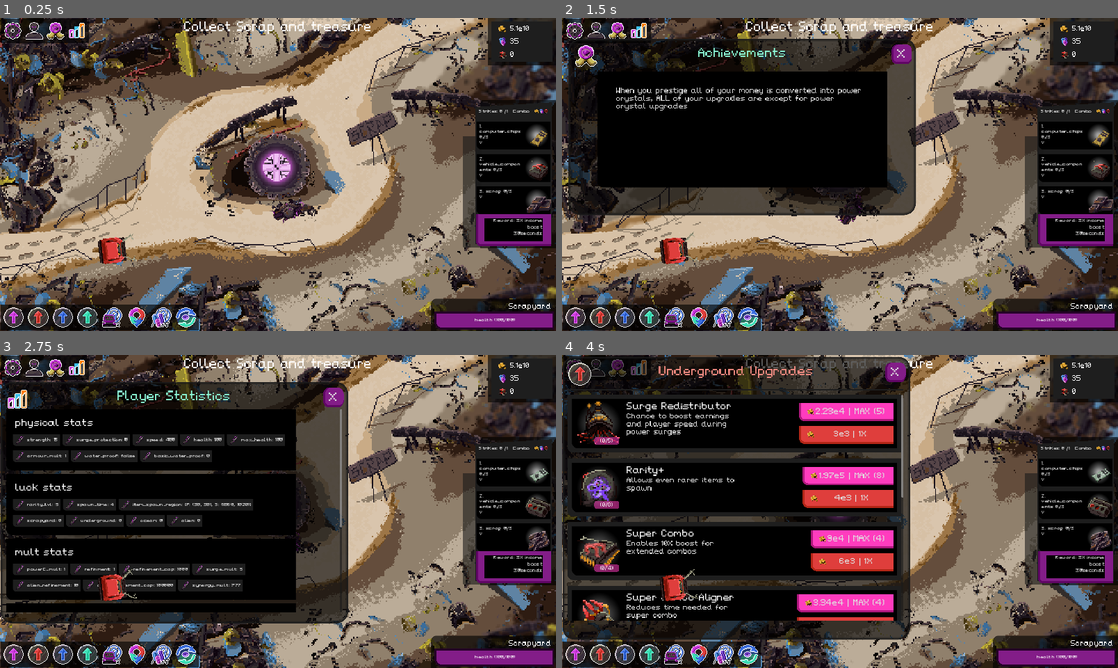
Above: before the commit, frames 1-4 (two rows, left to right).
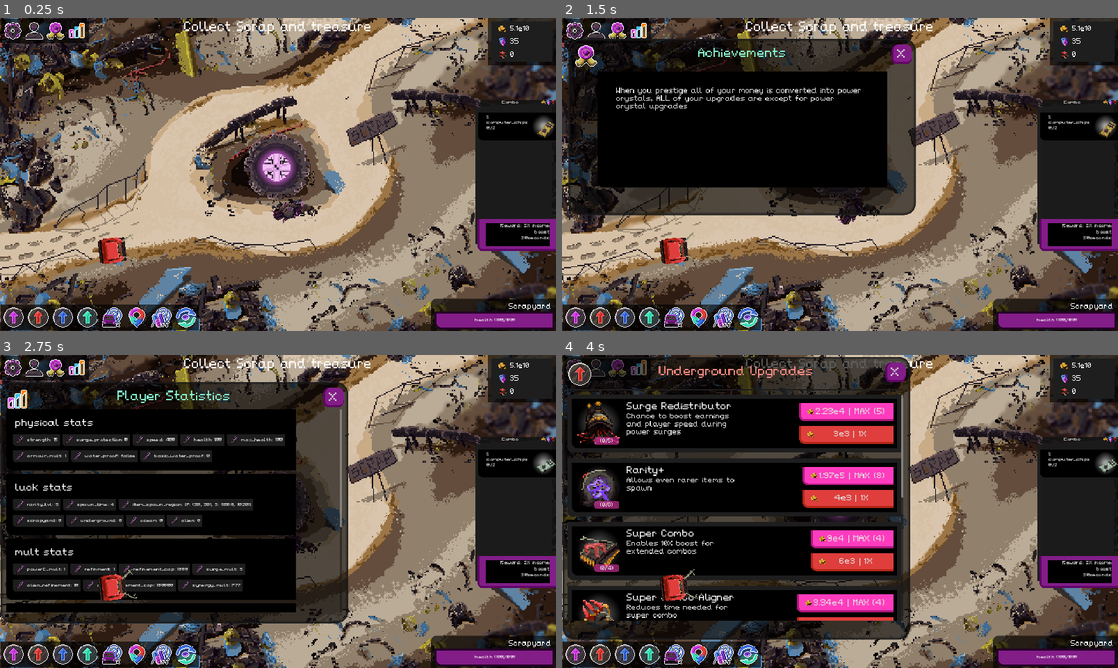
Above: after the commit, the same moments.

Repository: NathanHeaton/Robo-revolution
Game: Godot game, scene res://Main/main.tscn
Same seed, same stepped clock (60 frames per second), same inputs: the game is played once before the commit and once after it.
Inputs (mouse positions are in pixels of both pictures, inside the frame that each line leads up to):
- Up to frame 1 (0.25 s): no input
- Up to frame 2 (1.5 s): click (595, 30) at 0.5 s; click (617, 30) at 1.25 s
- Up to frame 3 (2.75 s): click (77, 367) at 2 s
- Up to frame 4 (4 s): click (573, 655) at 2.75 s; click (600, 655) at 3.5 s

The runs differ from the first frame. In frame 1, 5.0% of the frame differs, in the area x 83-100%, y 26-75%; in frame 2, 5.0%; in frame 3, 5.0%; in frame 4, 5.0%.

Commit message:
cleaned up combo code and fixed bugs, combos are now hidden when all are complete

Diff:
--- a/robo-revolution/UI/combo.tscn
+++ b/robo-revolution/UI/combo.tscn
@@ -27,14 +27,13 @@
 size_flags_vertical = 6
 script = ExtResource("1_dewhs")
 
-[node name="background_panel" type="Panel" parent="."]
+[node name="background_panel" type="PanelContainer" parent="."]
 custom_minimum_size = Vector2(260, 512)
 layout_mode = 1
 anchors_preset = -1
 anchor_right = 0.929
 anchor_bottom = 1.0
-offset_right = -220.12
-offset_bottom = -472.0
+offset_right = -0.119995
 theme_override_styles/panel = ExtResource("2_1dyp4")
 
 [node name="Polygon2D" type="Polygon2D" parent="background_panel"]
@@ -42,22 +41,10 @@
 polygon = PackedVector2Array(-16, 24, 248, 8, 248, 496, -16, 496)
 
 [node name="Panel2" type="Panel" parent="background_panel"]
-layout_mode = 0
-offset_left = 256.0
-offset_top = 124.0
-offset_right = 320.0
-offset_bottom = 508.0
+layout_mode = 2
 
 [node name="Panel" type="PanelContainer" parent="background_panel"]
-custom_minimum_size = Vector2(240, 0)
-layout_mode = 1
-anchors_preset = -1
-anchor_right = 1.0
-anchor_bottom = 0.969
-offset_left = 24.0
-offset_top = 32.0
-offset_right = 4.0
-offset_bottom = -0.128021
+layout_mode = 2
 theme_override_styles/panel = SubResource("StyleBoxFlat_llima")
 
 [node name="combo_content" type="VBoxContainer" parent="background_panel/Panel"]
@@ -76,13 +63,6 @@
 layout_mode = 2
 size_flags_horizontal = 6
 text = "Combo"
-
-[node name="strikes" type="Label" parent="background_panel/Panel/combo_content/HBoxContainer"]
-layout_mode = 2
-size_flags_horizontal = 4
-size_flags_vertical = 8
-text = "Strikes 0 /1"
-vertical_alignment = 1
 
 [node name="reward" type="PanelContainer" parent="background_panel/Panel"]
 layout_mode = 2
--- a/robo-revolution/combo.gd
+++ b/robo-revolution/combo.gd
@@ -1,6 +1,8 @@
 extends Control
 
 var combo_task_scene : PackedScene = preload("res://UI/combo_task.tscn")
+
+signal combo_completed
 
 enum difficulty { none,
  easy,
@@ -11,41 +13,55 @@
  impossible
 }
 
-var current_step = 1
+var current_task_index = 1
 var current_item_in_step
+var total_task = 1
+
+var all_tasks_complete = false
 
 # Called when the node enters the scene tree for the first time.
 func _ready() -> void:
 	_decide_combo_diffculty()
 	ItemData.connect("collected_item",Callable(self,"_update_combo"))
+	connect("combo_completed",Callable(self,"_clear_tasks"))
 
-# Called every frame. 'delta' is the elapsed time since the previous frame.
-func _process(delta: float) -> void:
-	pass
+func _clear_tasks():
+	for tasks in total_task:
+		get_node("background_panel/Panel/combo_content/task"+str(tasks+1)).queue_free()
 
 func generate_tasks(task_difficulty, rarity_lvl):
-	var amount_of_tasks = _decide_num_of_tasks(task_difficulty)
+	_decide_num_of_tasks(task_difficulty)
 
-	for tasks in amount_of_tasks:
+	for tasks in total_task:
 		var task_panel = combo_task_scene.instantiate()
 		task_panel.name = "task" + str(tasks+ 1)
-		task_panel.get_intial_data(amount_of_tasks, 0, tasks + 1)
+		task_panel.get_intial_data(_decide_amount_per_task(task_difficulty), 0, tasks + 1)
 		$background_panel/Panel/combo_content.add_child(task_panel)
 
 func _update_combo(body,collected_item):
-	var current_task = get_node("background_panel/Panel/combo_content/task"+str(current_step))
-	if(current_task.get_complete()):
-		current_step += 1
-		current_task = get_node("background_panel/Panel/combo_content/task"+str(current_step))
+	if all_tasks_complete:
+		return
+
+	var current_task = get_node("background_panel/Panel/combo_content/task"+str(current_task_index))
 	current_item_in_step = current_task.get_item()
-
 
 	if (current_item_in_step == collected_item):
 		current_task.update_amount_collected()
 
+	if(current_task.get_complete()):
+		current_task_index += 1
+
+	if(current_task_index > total_task):
+		all_tasks_complete = true
+		emit_signal("combo_completed")
+		print("all combo steps done")
+
+
+
+
 
 func _decide_combo_diffculty():
-	var combos_completed : float = 20# GameStats.stats["combo"]["combos_completed"]
+	var combos_completed : float =  GameStats.stats["combo"]["combos_completed"]
 	var task_difficulty = difficulty.none
 	combos_completed = combos_completed / 10
 	print(combos_completed)
@@ -67,7 +83,6 @@
 	generate_tasks(task_difficulty,GameStats.stats["luck"]["rarity_lvl"])
 
 func _decide_num_of_tasks(t_difficulty):
-	var total_task = 1
 	if (t_difficulty == difficulty.easy):
 		total_task = randi_range(1,2)
 	elif (t_difficulty <= difficulty.medium):
@@ -87,18 +102,17 @@
 
 func _decide_amount_per_task(t_difficulty):
 	randomize()
-	var total_task = 1
+	var amount = 1
 	if (t_difficulty == difficulty.easy):
-		total_task = randi_range(1,2)
+		amount = randi_range(1,2)
 	elif (t_difficulty <= difficulty.medium):
-		total_task = randi_range(1,3)
+		amount = randi_range(1,3)
 	elif (t_difficulty <= difficulty.hard):
-		total_task = randi_range(2,3)
+		amount = randi_range(2,3)
 	elif (t_difficulty <= difficulty.very_hard):
-		total_task = randi_range(2,4)
+		amount = randi_range(2,4)
 	elif (t_difficulty <= difficulty.ultra_hard):
-		total_task = randi_range(3,4)
+		amount = randi_range(3,4)
 	else :
-		total_task = 4
-
-	return total_task
+		amount = 4
+	return amount
--- a/robo-revolution/combo_task.gd
+++ b/robo-revolution/combo_task.gd
@@ -59,7 +59,7 @@
 
 
 func _change_description():
-	$task/HBoxContainer/loot_details.text = str(step)+ ". " + item["name"] + " "+ str(amount_completed)+"/" + str(amount)+ "\nV"
+	$task/HBoxContainer/loot_details.text = str(step)+ ". " + item["name"] + " "+ str(amount_completed)+"/" + str(amount)
 
 
 func _change_amount():
